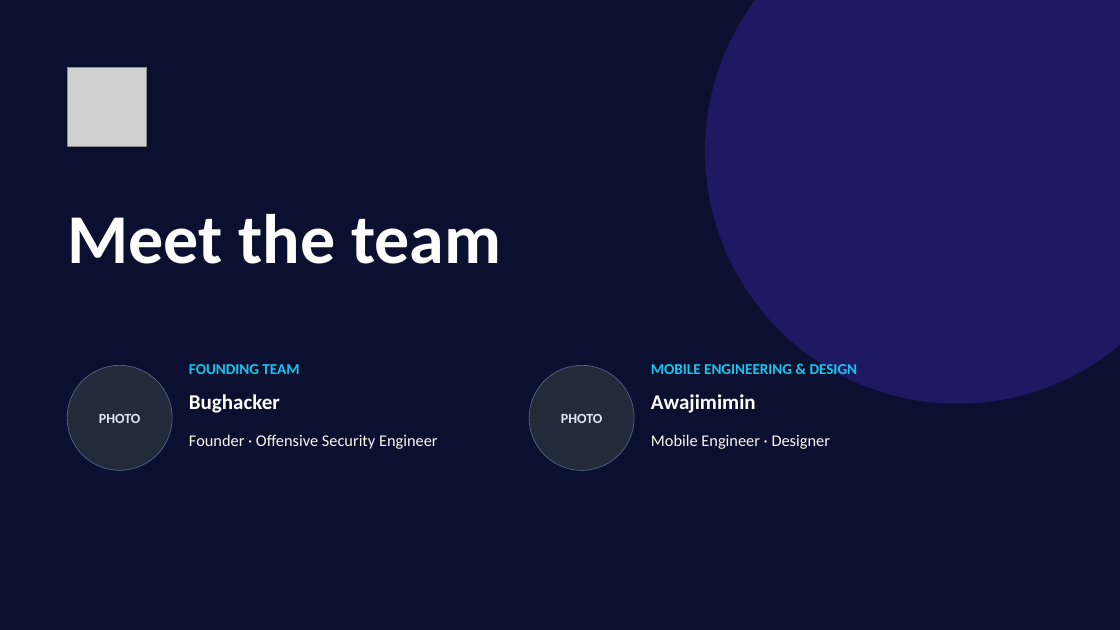
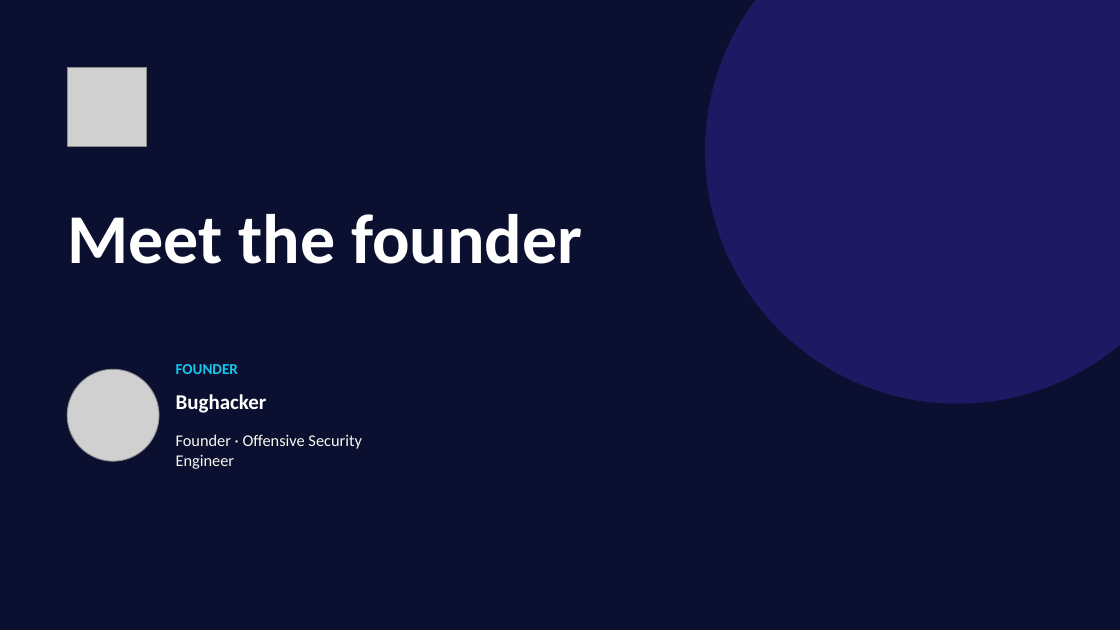
Before and after one commit to luckysitara/ClockLend, a slide deck: slide 12 of docs/ClockLend_Pitch_Deck_CLOCKIN.pptx (slide 13 before the commit). Drawn at 1120x630 pixels with LibreOffice and Linux fonts; fonts in the diff are those of the drawing; grey boxes stand for pictures. Boxes give left, top, right and bottom in pixels: in the first picture for what was removed or moved away, otherwise in the second. Text is boxed around its words. In the diff, an @@ line names an element or a change of style, - is before the commit and + after.

Commit message:
fix(compliance): remove in-app SKR staking to meet Solana dApp Store policy; link official portal

```diff
--- a/docs/ClockLend_Pitch_Deck_CLOCKIN.pptx
+++ b/docs/ClockLend_Pitch_Deck_CLOCKIN.pptx
@@ text at bbox=[67, 214, 582, 264]: text changed @@
-Meet the team
+Meet the founder
@@ ellipse removed at bbox=[67, 365, 172, 471] @@
-PHOTO
@@ picture added at bbox=[67, 370, 159, 461] @@
@@ text "Bughacker": place and size @@
-text "Bughacker" at bbox=[189, 394, 280, 413]
+text "Bughacker" at bbox=[176, 394, 267, 413]
@@ text at bbox=[176, 364, 238, 374]: text changed @@
-FOUNDING TEAM
+FOUNDER
@@ ellipse removed at bbox=[529, 365, 634, 471] @@
-PHOTO
@@ text removed at bbox=[651, 361, 858, 379] @@
-MOBILE ENGINEERING & DESIGN
@@ text removed at bbox=[651, 394, 756, 413] @@
-Awajimimin
@@ text "Founder · Offensive Security Engineer" rewrapped from bbox=[189, 434, 438, 449] to bbox=[176, 434, 361, 469] @@
@@ text removed at bbox=[651, 434, 830, 449] @@
-Mobile Engineer · Designer
```
Also in this commit, not shown: 7 other slides changed, 3 slides added, 4 slides removed, 2 other files.
